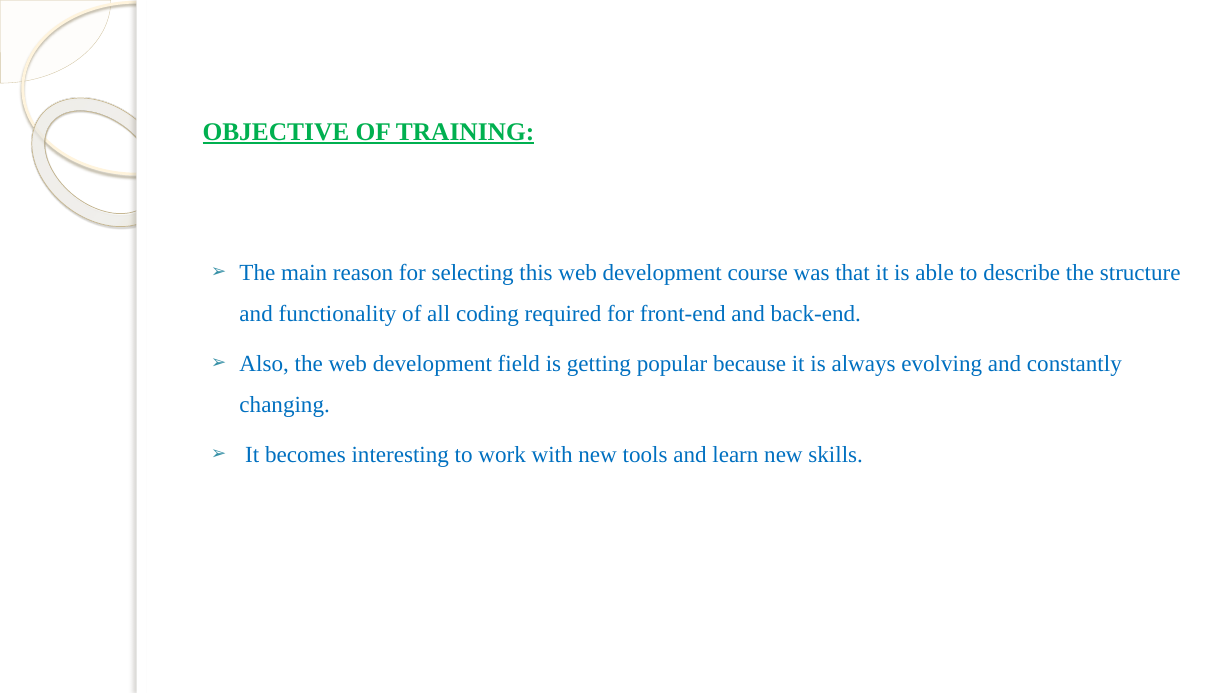
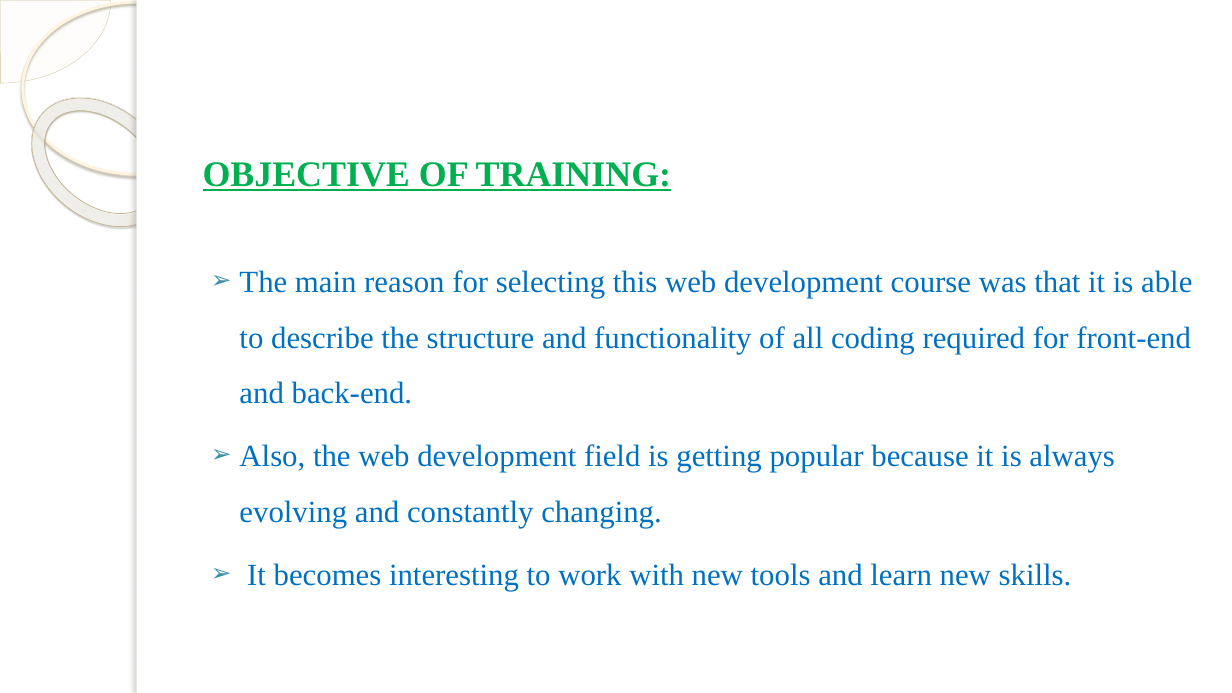
Before and after one commit to 0124hitesh/Web_Development, a slide deck: slide 3 of Summer Training Presentation.pptx. Drawn at 1232x693 pixels with LibreOffice and Linux fonts; fonts in the diff are those of the drawing; background and template pictures are left out. Boxes give left, top, right and bottom in pixels: in the first picture for what was removed or moved away, otherwise in the second. Text is boxed around its words. In the diff, an @@ line names an element or a change of style, - is before the commit and + after.

```diff
--- a/Summer Training Presentation.pptx
+++ b/Summer Training Presentation.pptx
@@ title "OBJECTIVE OF TRAINING:" at (x1=203, y1=162, x2=671, y2=191): size 19.8 to 28 pt @@
@@ text "The main reason for selecting ..." at (x1=239, y1=270, x2=1192, y2=591): size 18 to 24 pt @@
```
Also in this commit, not shown: 6 other slides changed, 2 other files.
